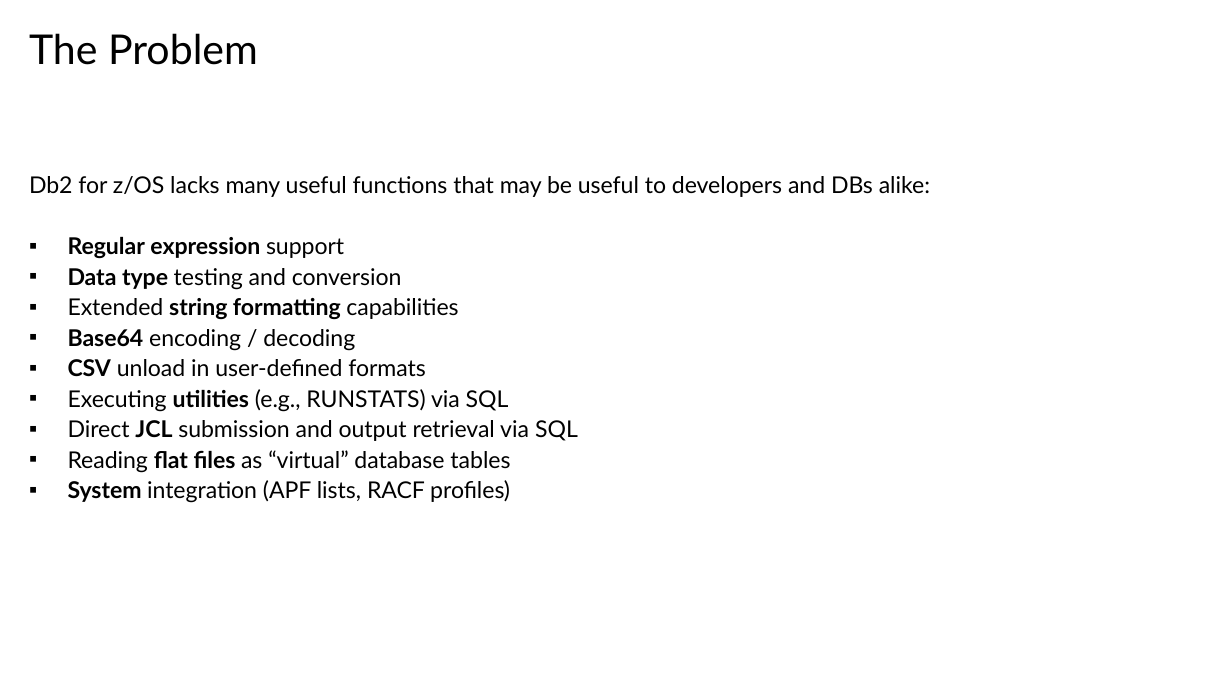
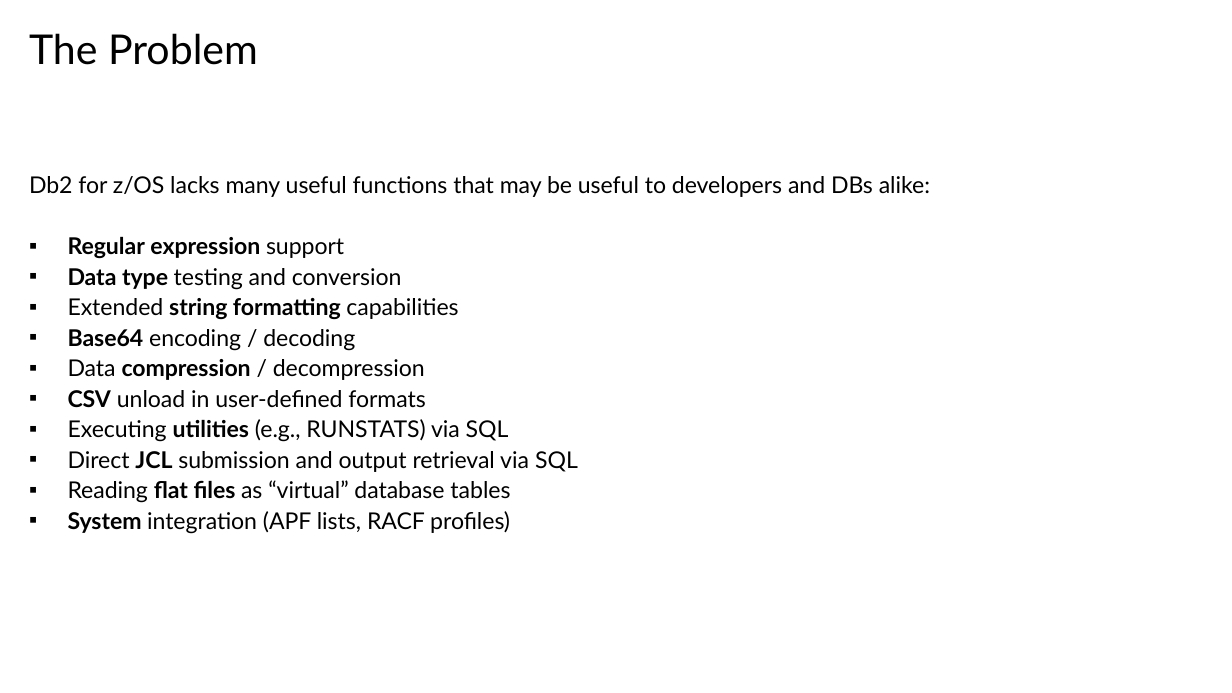
Before and after one commit to de103252/Db2_Routines, a slide deck: slide 5 of Db2 Routines Presentation.pptx. Drawn at 1232x693 pixels with LibreOffice and Linux fonts; fonts in the diff are those of the drawing; background and template pictures are left out. Boxes give left, top, right and bottom in pixels: in the first picture for what was removed or moved away, otherwise in the second. Text is boxed around its words. In the diff, an @@ line names an element or a change of style, - is before the commit and + after.

```diff
--- a/Db2 Routines Presentation.pptx
+++ b/Db2 Routines Presentation.pptx
@@ text at <box>68,359,425,380</box>: paragraph added @@
+▪ Data compression / decompression
```
Also in this commit, not shown: 2 other files.
